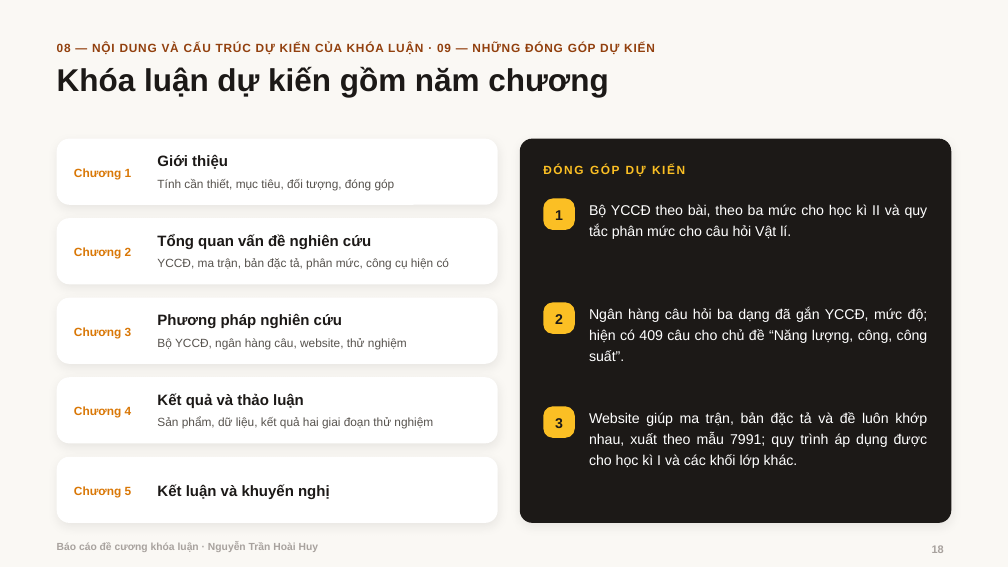
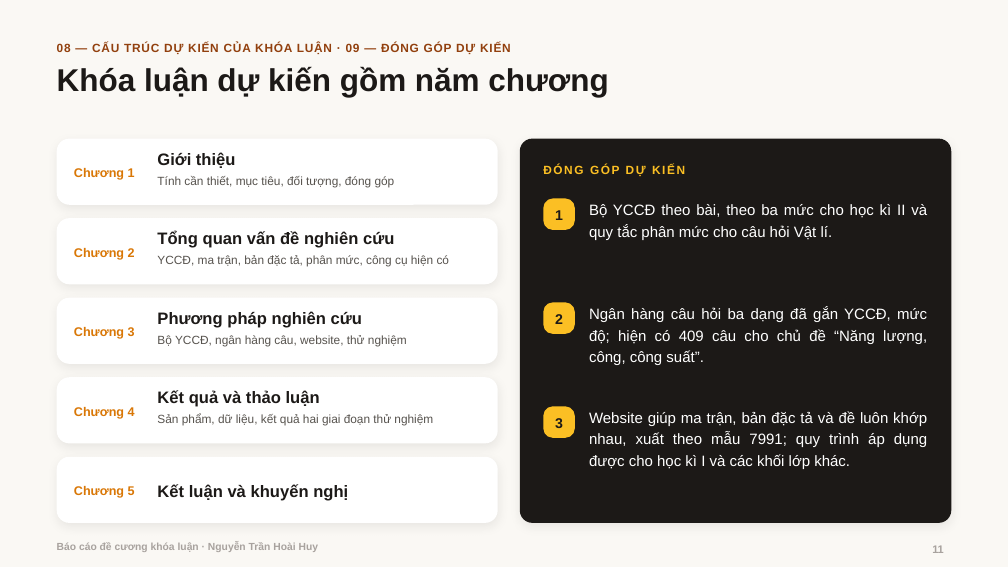
Before and after one commit to hoaihuy2609/kltn, a slide deck: slide 11 of tai-ve/Bao_cao_de_cuong.pptx (slide 18 before the commit). Drawn at 1008x567 pixels with LibreOffice and Linux fonts; fonts in the diff are those of the drawing; background and template pictures are left out. Boxes give left, top, right and bottom in pixels: in the first picture for what was removed or moved away, otherwise in the second. Text is boxed around its words. In the diff, an @@ line names an element or a change of style, - is before the commit and + after.

```diff
--- a/tai-ve/Bao_cao_de_cuong.pptx
+++ b/tai-ve/Bao_cao_de_cuong.pptx
@@ text at bbox=[57, 43, 511, 54]: text changed @@
-08 — NỘI DUNG VÀ CẤU TRÚC DỰ KIẾN CỦA KHÓA LUẬN · 09 — NHỮNG ĐÓNG GÓP DỰ KIẾN
+08 — CẤU TRÚC DỰ KIẾN CỦA KHÓA LUẬN · 09 — ĐÓNG GÓP DỰ KIẾN
@@ size 14.3 to 15.8 pt; alignment justified to left in 5 elements at bbox=[157, 484, 348, 501], bbox=[157, 152, 236, 168], bbox=[157, 231, 394, 248], bbox=[157, 311, 362, 328], bbox=[157, 390, 320, 407] @@
@@ alignment justified to left in 4 elements at bbox=[157, 335, 407, 346], bbox=[157, 176, 395, 187], bbox=[157, 255, 450, 267], bbox=[157, 414, 433, 426] @@
@@ size 13.5 to 14.3 pt; line spacing 1.24 to 1.2 in 3 elements at bbox=[589, 204, 927, 240], bbox=[589, 307, 927, 365], bbox=[589, 411, 927, 469] @@
@@ size 11.3 to 12 pt in 5 elements at bbox=[74, 168, 135, 180], bbox=[74, 248, 135, 260], bbox=[74, 327, 135, 339], bbox=[74, 407, 135, 419], bbox=[74, 486, 135, 498] @@
@@ page number at bbox=[932, 545, 944, 553]: text changed @@
-18
+11
```
Also in this commit, not shown: 8 other slides changed, 2 slides added, 10 slides removed, 4 other files.
